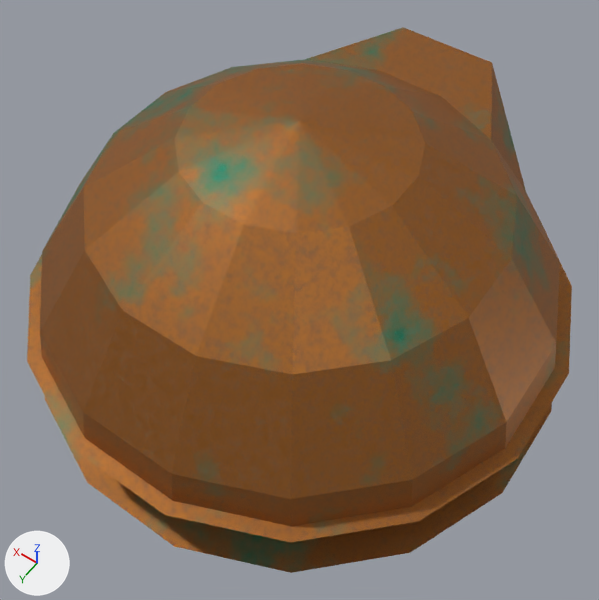
The Blender file blender/dome.blend, before and after one commit.
Both versions are drawn from a 50 mm lens placed at (-4.53, 6.34, 10.5), pointed at (-0.41, 0.58, 1.44). The lights are fixed; the arrows at lower left show +X, +Y and +Z.
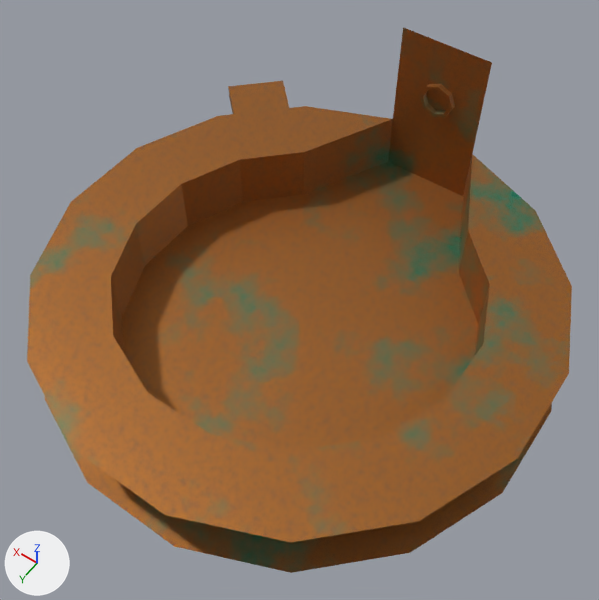
What differs and where, as boxes (x1, y1, x2, y2) in the pictures (599 x 600 px):
'Sphere', hidden
    before: (40, 27, 560, 526)
'Box', added
    after: (237, 119, 296, 154)
'Cylinder.001', unchanged, uncovered by the edit
    before: (27, 215, 572, 543)
    after: (27, 106, 572, 543)
'Cylinder', unchanged, uncovered by the edit
    before: (45, 397, 552, 573)
    after: (45, 162, 552, 573)
'Sphere.002', unchanged, uncovered by the edit
    after: (388, 27, 492, 196)
'Cylinder.003', unchanged, uncovered by the edit
    after: (228, 81, 289, 114)

The change, as a diff of the scene's bpy script:
```diff
--- a/blender/dome.blend.py
+++ b/blender/dome.blend.py
@@ me_cylinder_004 @@
+me_cylinder_004.from_pydata(...)  # 4 vertices, 1 face; spans x 2.138..3.278, y -2.423..-1.228, z 1.0
+me_cylinder_004.materials.append(mat_rusty_metal_001)
@@ ob_sphere @@
 ob_sphere.rotation_euler = (0.0, 0.0, -0.192)  # degrees (0, 0, -11)
+ob_sphere.hide_set(True)
@@ ob_box @@
+ob_box = bpy.data.objects.new('Box', me_cylinder_004)
+ob_box.location = (0.0, 0.0, 0.0)
+ob_box.rotation_euler = (0.0, 0.0, -0.192)  # degrees (0, 0, -11)
```
